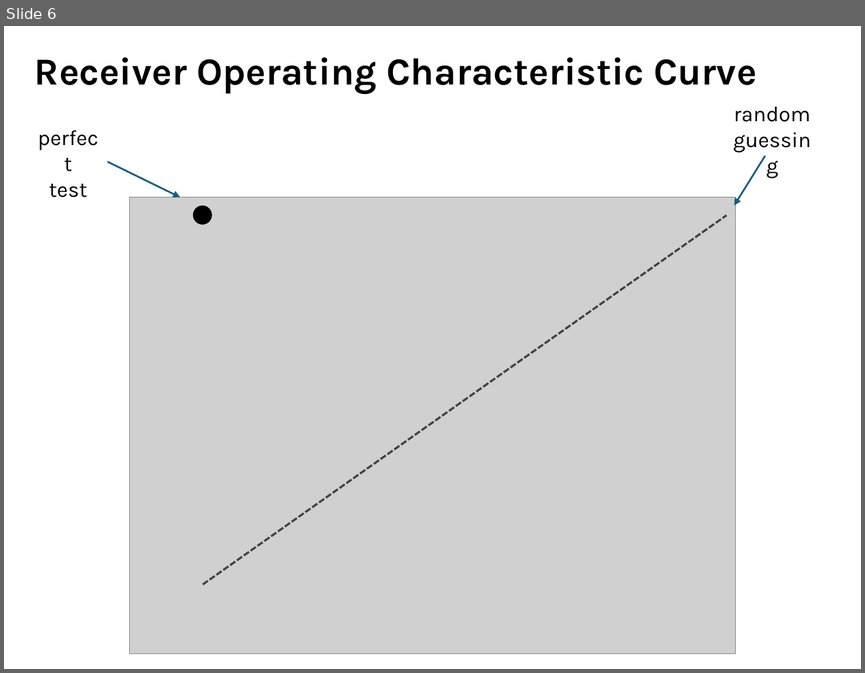
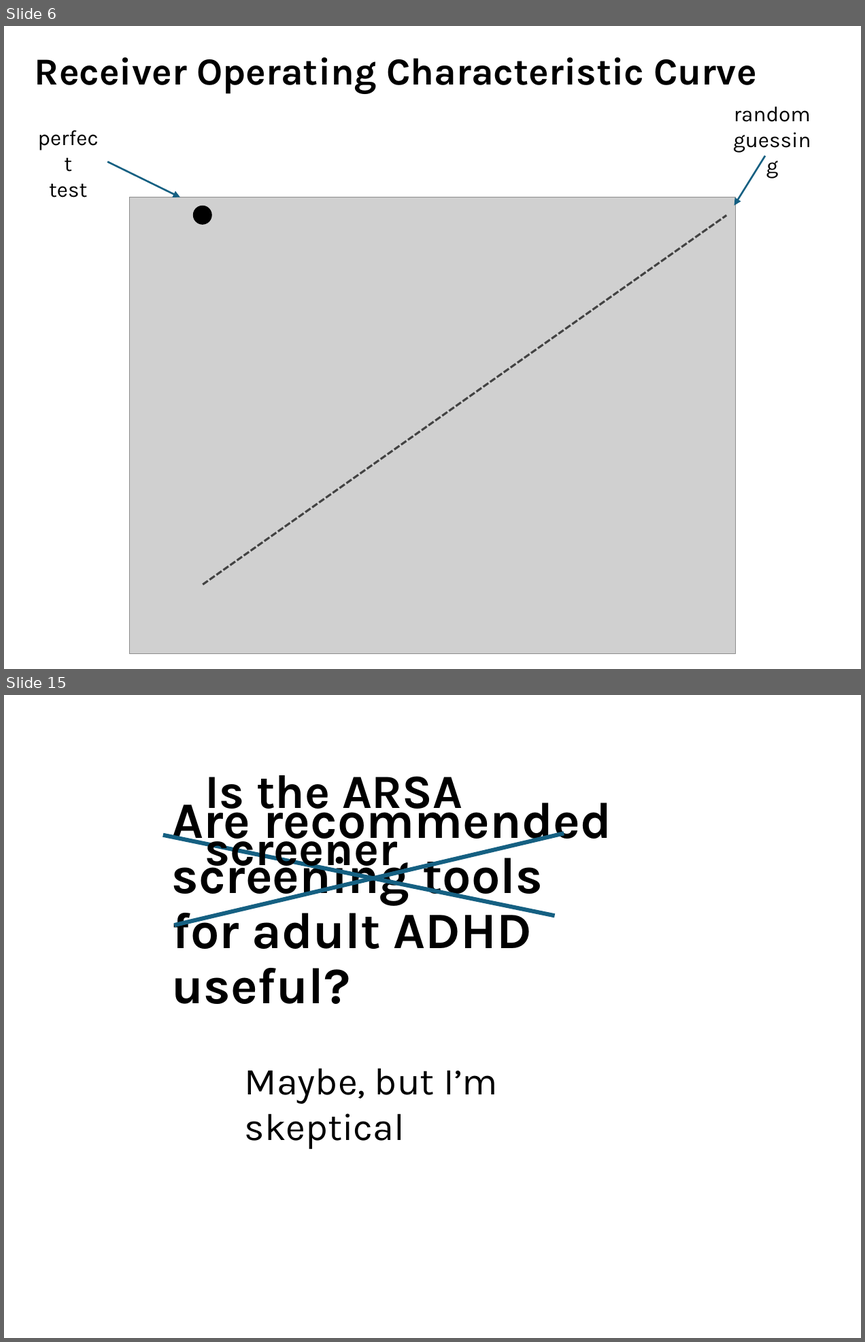
Before and after one commit to stevewhite16/stevewhite16.github.io, a slide deck: goal4.pptx. Shown one above the other, each under a label of ours: slide 6 before the commit, slides 6 and 15 after it; the slides between them are not shown. The pictures are 865x673 and 865x1342 pixels, drawn with LibreOffice and Linux fonts; fonts in the diff are those of the drawing; grey boxes stand for pictures. Boxes give left, top, right and bottom in pixels: in the first picture for what was removed or moved away, otherwise in the second. Text is boxed around its words. In the diff, an @@ line names an element or a change of style, - is before the commit and + after.

```diff
--- a/goal4.pptx
+++ b/goal4.pptx
@@ slide 15 added at [4, 695, 861, 1338], background #FFFFFF @@
@@ text added at [205, 775, 462, 877], 40 pt, text #000000, bold @@
+Is the ARSA screener
@@ text added at [171, 792, 611, 1004], 42.9 pt, text #000000, bold @@
+Are recommended screening tools
+for adult ADHD useful?
@@ line added from (163, 834) to (555, 915), #156082 3.5 pt @@
@@ line added from (175, 925) to (564, 833), #156082 3.5 pt @@
@@ text added at [245, 1068, 498, 1149], 32 pt, text #000000 @@
+Maybe, but I’m skeptical
```
Also in this commit, not shown: 13 slides changed.
